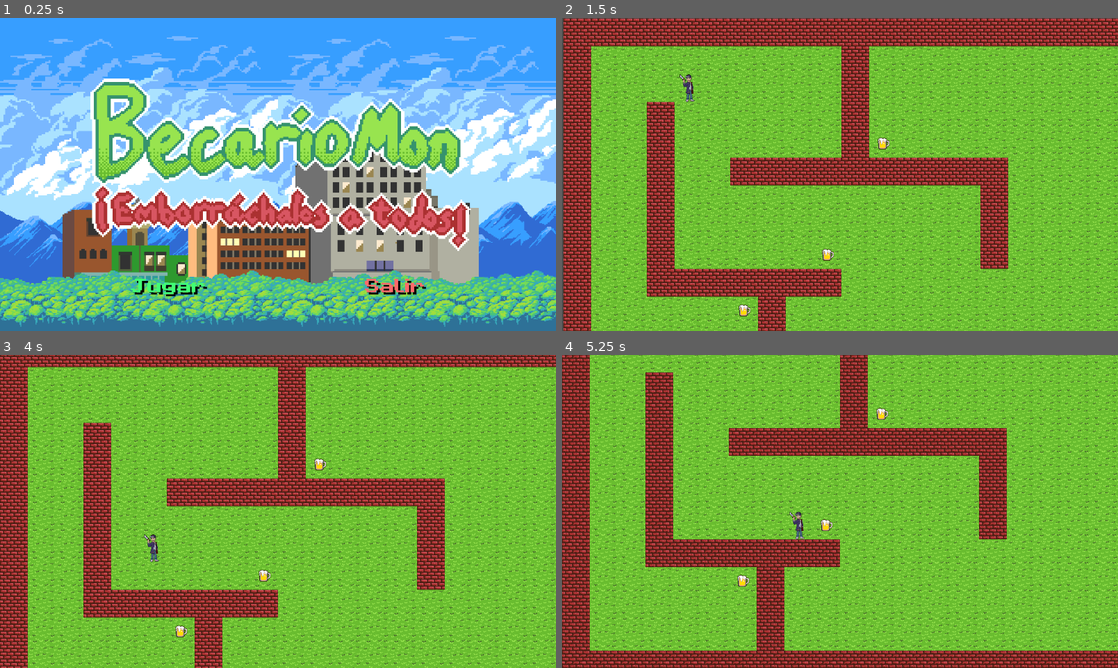
Above: before the commit, frames 1-4 (two rows, left to right).
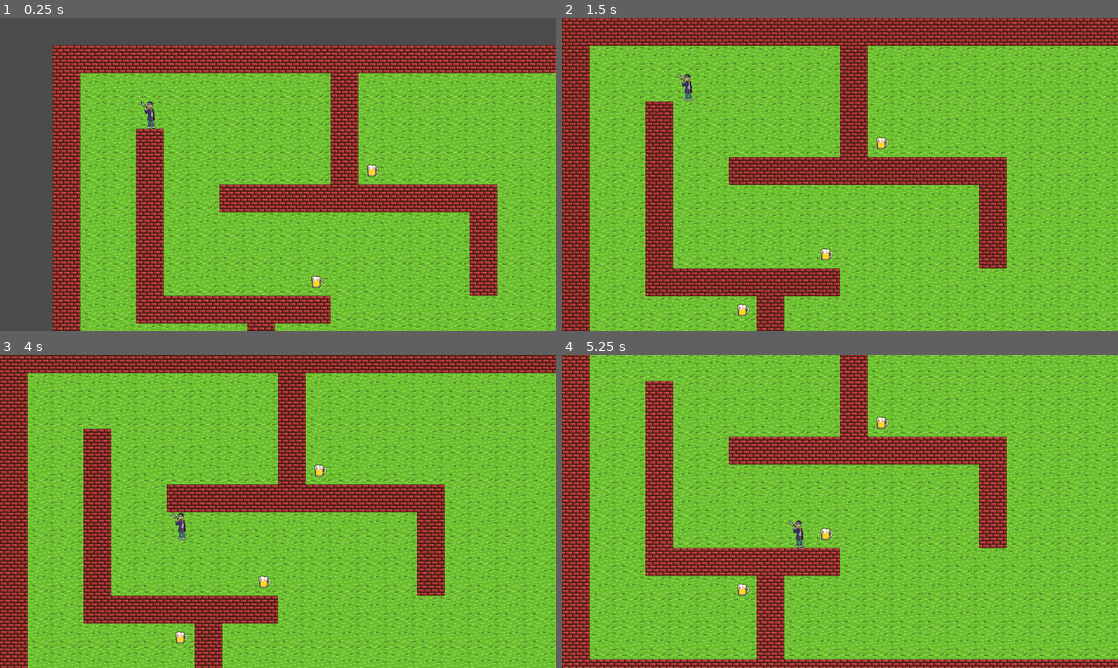
Above: after the commit, the same moments.

Repository: CarlosManuelRodr/Becariomon
Game: Godot game, scene res://Source/Level.tscn
The game is run twice, just before and just after one commit, with the same random seed, the same clock (stepped at 60 frames per second) and the same inputs. Before the commit the project starts from res://Source/TitleScreen.tscn. Sound files missing from this copy of the repository are replaced by a short silence.
Inputs (mouse positions are in pixels of both pictures, inside the frame that each line leads up to):
- Up to frame 1 (0.25 s): no input
- Up to frame 2 (1.5 s): click (728, 284) at 0.52 s; move the mouse to (962, 158) at 1.27 s; hold Right (ui_right) from 1.28 s (still down); click (962, 158) at 1.42 s
- Up to frame 3 (4 s): move the mouse to (166, 527) at 2.02 s; release Right (ui_right) at 2.03 s; hold Down (ui_down) 2.03-2.78 s; click (166, 527) at 2.17 s; move the mouse to (333, 442) at 2.77 s; hold Right (ui_right) 2.78-3.53 s; click (333, 442) at 2.92 s; move the mouse to (250, 574) at 3.52 s; hold Up (ui_up) from 3.53 s (still down); click (250, 574) at 3.67 s
- Up to frame 4 (5.25 s): move the mouse to (1006, 558) at 4.27 s; release Up (ui_up) at 4.28 s; hold Left (ui_left) from 4.28 s (still down); click (1006, 558) at 4.42 s; move the mouse to (673, 464) at 5.02 s; click (673, 464) at 5.17 s

The runs differ from the first frame. In frame 1, 98% of the frame differs, in the area x 0-100%, y 0-100%; in frame 2, 35%; in frame 3, 40%; in frame 4, 44%.

Commit message:
Add dfs and astar algorithms

Diff:
--- a/Snippets/Snippets.gd
+++ /dev/null
@@ -1,28 +0,0 @@
-class PathfindingNode:
-	var parent
-	var pos
-	var g
-	var f
-	var h
-
-	static func squared_distance(p1, p2):
-		return pow(p1.x - p2.x, 2) + pow(p1.y - p2.y, 2)
-
-	func _init(parent, pos, final):
-		self.pos = pos
-		self.parent = parent
-		self.h = squared_distance(pos, final)
-		if parent == null:
-			self.g = 0
-			self.f = h
-		else:
-			self.g = self.parent.g + 1
-			self.f = self.h + self.g
-
-# Utilities
-func create_route(n: PathfindingNode):
-	var route = []
-	while n != null:
-		route.push_front(n.pos)
-		n = n.parent
-	return route
--- a/Source/Pathfinding.gd
+++ b/Source/Pathfinding.gd
@@ -2,10 +2,31 @@
 class_name Pathfinding
 var tilemap: TileMap
 
+class AStarNode:
+	var parent
+	var pos
+	var g
+	var f
+	var h
+
+	static func squared_distance(p1, p2):
+		return pow(p1.x - p2.x, 2) + pow(p1.y - p2.y, 2)
+
+	func _init(parent, pos, final):
+		self.pos = pos
+		self.parent = parent
+		self.h = squared_distance(pos, final)
+		if parent == null:
+			self.g = 0
+			self.f = h
+		else:
+			self.g = self.parent.g + 1
+			self.f = self.h + self.g
+
 func set_tilemap(_tilemap: TileMap):
 	tilemap = _tilemap
 
-func walkable_neighbors(pos: Vector2):
+func walkable_neighbors(pos: Vector2) -> Array:
 	var directions = [Vector2.LEFT, Vector2.DOWN, Vector2.UP, Vector2.RIGHT]
 	var neighborCoordinates = []
 	for c in directions:
@@ -16,8 +37,25 @@
 
 	return neighborCoordinates
 
+func create_route(final: Vector2, exploredNodes: Dictionary):
+	var node = final
+	var route = [node]
+	while node != null:
+		var parent = exploredNodes[node]
+		if parent != null:
+			route.push_front(parent)
+		node = parent
+	return route
+
+func create_route2(n: AStarNode):
+	var route = []
+	while n != null:
+		route.push_front(n.pos)
+		n = n.parent
+	return route
+
 # Pathfinding logic
-func bfs(initial, final) -> Array:
+func bfs(initial: Vector2, final: Vector2) -> Array:
 	var visited = []
 	var exploredNodes = {initial: null}
 	var queue = [initial]
@@ -27,18 +65,58 @@
 		visited.append(node)
 		if node == final:
 			break
-		var children = walkable_neighbors(node)
-		for child in children:
+		for child in walkable_neighbors(node):
 			if child in visited or child in queue:
 				continue
 			exploredNodes[child] = node
 			queue.append(child)
 
-	var node = final
-	var route: Array = [node]
-	while node != null:
-		var parent = exploredNodes[node]
-		if parent != null:
-			route.push_front(parent)
-		node = parent
-	return route
+	return create_route(final, exploredNodes)
+
+func dfs(initial: Vector2, final: Vector2) -> Array:
+	var visited = []
+	var stack = [initial]
+	var exploredNodes = {initial: null}
+	var node: Vector2
+	while not stack.empty():
+		node = stack.pop_back()
+		visited.append(node)
+		if node == final:
+			break
+		for child in walkable_neighbors(node):
+			if not child in visited:
+				visited.append(child)
+				stack.append(child)
+				exploredNodes[child] = node
+
+	return create_route(node, exploredNodes)
+
+func astar(initial: Vector2, final: Vector2):
+	var openSet = {initial: AStarNode.new(null, initial, final)}
+	var visited = []
+	var route = []
+	var bestNode: AStarNode = null
+	while not openSet.empty():
+		var bestF = INF
+		for n in openSet:
+			var node: AStarNode = openSet[n]
+			if node.f < bestF:
+				bestF = node.f
+				bestNode = node
+
+		if bestNode == null:
+			break
+		if bestNode.pos == final:
+			break
+		visited.append(bestNode.pos)
+		for child in walkable_neighbors(bestNode.pos):
+			var node = AStarNode.new(bestNode, child, final)
+			if child in visited:
+				continue
+			if openSet.has(child):
+				if openSet[child].g <= node.g:
+					continue
+			openSet[child] = node
+		openSet.erase(bestNode.pos)
+
+	return create_route2(bestNode)
--- a/Source/Player.gd
+++ b/Source/Player.gd
@@ -26,7 +26,7 @@
 
 func walk_route(origin, destination):
 	isMoving = true
-	var route = pathfinding.bfs(origin, destination)
+	var route = pathfinding.astar(origin, destination)
 	route.pop_front()
 	for cellPosition in route:
 		position = tilemap.map_to_world(cellPosition)
--- a/project.godot
+++ b/project.godot
@@ -21,7 +21,7 @@
 [application]
 
 config/name="Becariomon"
-run/main_scene="res://Source/TitleScreen.tscn"
+run/main_scene="res://Source/Level.tscn"
 config/icon="res://icon.png"
 
 [display]
